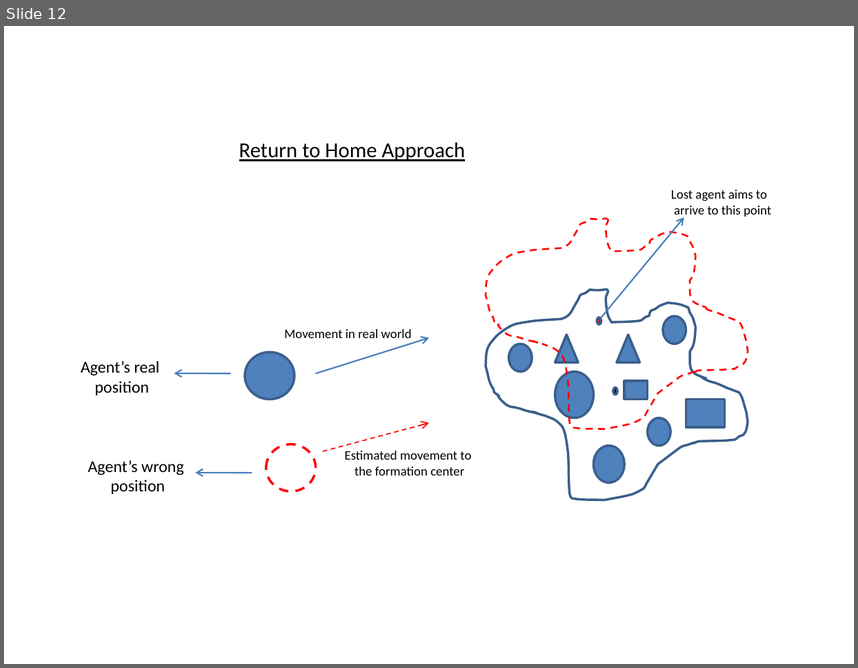
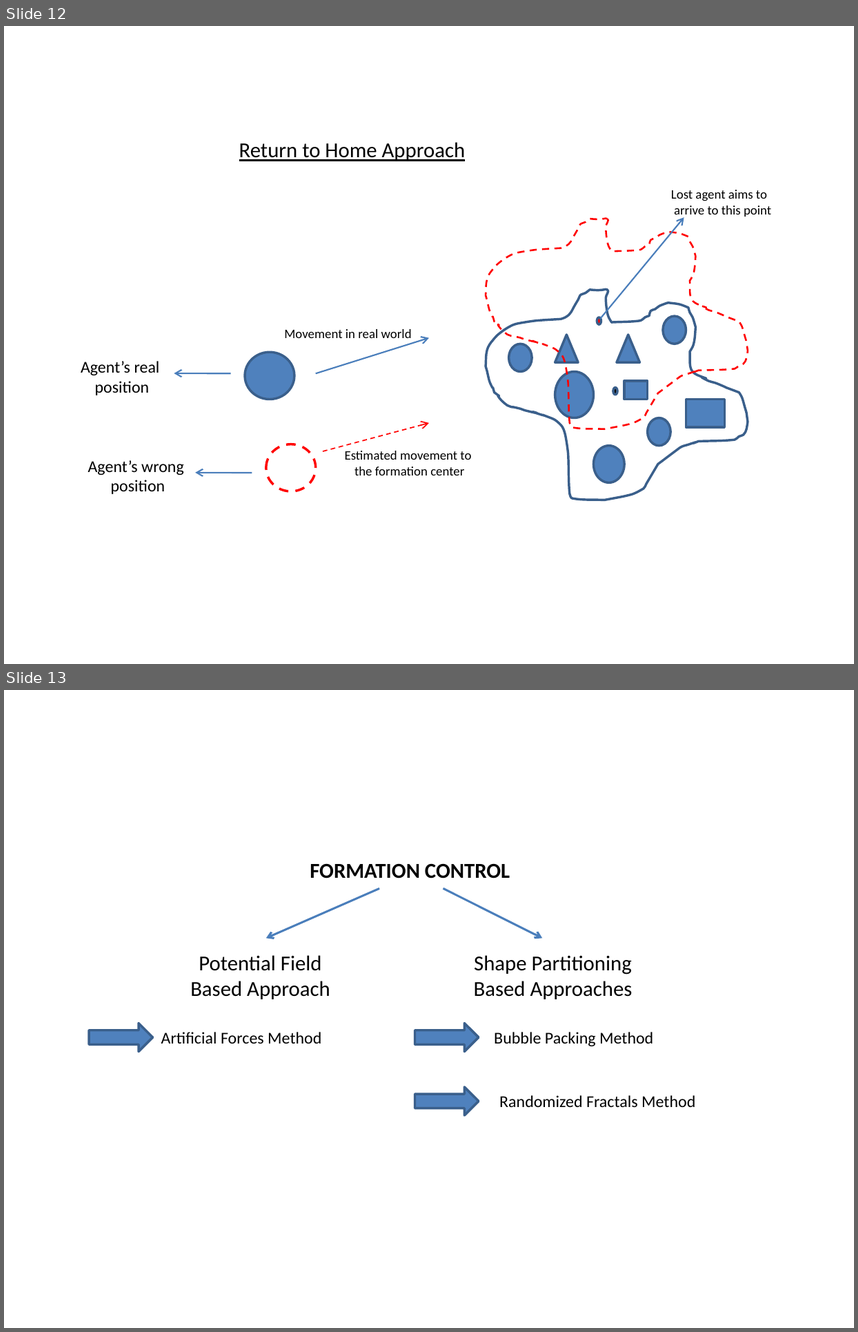
Before and after one commit to kadir4172/formation_control, a slide deck: Tez Çizimleri.pptx. Shown one above the other, each under a label of ours: slide 12 before the commit, slides 12 and 13 after it. The pictures are 858x668 and 858x1332 pixels, drawn with LibreOffice and Linux fonts; fonts in the diff are those of the drawing. Boxes give left, top, right and bottom in pixels: in the first picture for what was removed or moved away, otherwise in the second. Text is boxed around its words. In the diff, an @@ line names an element or a change of style, - is before the commit and + after.

Commit message:
[upgrade] formation control started

```diff
--- a/Tez Çizimleri.pptx
+++ b/Tez Çizimleri.pptx
@@ slide 13 added at (4, 690, 854, 1328), background #FFFFFF @@
@@ group added at (89, 863, 695, 1115): 6 texts, 3 right arrows, 2 arrows @@
+FORMATION CONTROL
+Potential Field
+Based Approach
+Shape Partitioning
+Based Approaches
+Artificial Forces Method
+Bubble Packing Method
+Randomized Fractals Method
```
Also in this commit, not shown: 1 other slide added, 6 other files.
